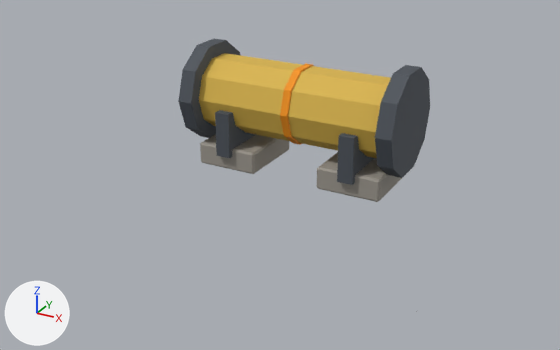
A saved change to the glTF model public/models/terra/tuyau_seul_t2.glb.
Rendered twice from a 50 mm lens placed at (0.868, -1.7, 0.817), pointed at (-0.021, -0.084, 0.009). Lighting does not change. The marker at lower left points along +X, +Y and +Z. The older version comes first. Vertices at exactly the same position are counted once.

In view in the first picture: 'pieces_acier_sombre.044', 'pieces_beton.044', 'pieces_laiton.014', 'pieces_rive_t2.014'.
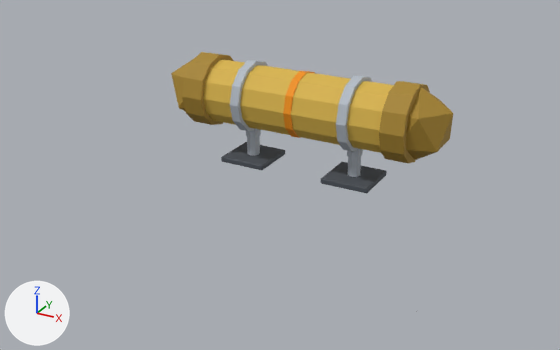
Boxes (x1, y1, x2, y2) around the edits, measured in the pictures (560 x 350 px):
'pieces_laiton.014', reshaped: before (199, 53, 391, 158); after (204, 60, 394, 153)
'pieces_acier_sombre.044', deleted: before (178, 38, 430, 185)
'pieces_laiton_sombre.014', added: after (171, 52, 453, 164)
'pieces_beton.044', deleted: before (200, 134, 402, 202)
'pieces_gris_clair.014', added: after (230, 60, 372, 177)
'pieces_acier_sombre.050', added: after (221, 142, 387, 193)
'pieces_rive_t2.014', reshaped: before (280, 64, 314, 145); after (283, 71, 315, 138)

Edits to the bpy script that builds the scene:
```text
Add mat_laiton_sombre:
    mat_laiton_sombre = principled_material('laiton_sombre')
    mat_laiton_sombre.base_color = (0.392, 0.238, 0.0273)  # yellow #a8862e
    mat_laiton_sombre.roughness = 0.75
Add mat_gris_clair:
    mat_gris_clair = principled_material('gris_clair')
    mat_gris_clair.base_color = (0.456, 0.503, 0.565)  # light grey #b4bcc6
    mat_gris_clair.roughness = 0.75
Change me_pieces_laiton_024:
    used by ob_pieces_laiton_014; location = (0.0, 0.0, 0.0)
    remove me_pieces_laiton_024.from_pydata(...)  # 20 vertices, 36 faces; spans x -0.275..0.275, y -0.1..0.1, z 0.085..0.275
    add me_pieces_laiton_024.from_pydata(...)  # 24 vertices, 44 faces; spans x -0.25..0.25, y -0.085..0.085, z 0.095..0.265
    me_pieces_laiton_024 part 1: the whole mesh is rebuilt
Change me_pieces_rive_t2_024:
    used by ob_pieces_rive_t2_014; location = (0.0, 0.0, 0.0)
    remove me_pieces_rive_t2_024.from_pydata(...)  # 20 vertices, 36 faces; spans x -0.01..0.01, y -0.104..0.104, z 0.081..0.279
    add me_pieces_rive_t2_024.from_pydata(...)  # 24 vertices, 44 faces; spans x -0.01..0.01, y -0.088..0.088, z 0.092..0.268
    me_pieces_rive_t2_024 part 2: the whole mesh is rebuilt
Add me_pieces_laiton_sombre_024:
    me_pieces_laiton_sombre_024.from_pydata(...)  # a 12-sided cylinder along x spanning x -0.31..-0.25, y -0.098..0.098, z 0.082..0.278; an icosphere of 20 faces spanning x -0.394..-0.226, y -0.08..0.08, z 0.087..0.274; a 12-sided cylinder along x spanning x 0.25..0.31, y -0.098..0.098, z 0.082..0.278; an icosphere of 20 faces spanning x 0.226..0.394, y -0.08..0.08, z 0.087..0.274
    me_pieces_laiton_sombre_024.materials.append(mat_laiton_sombre)  # yellow #a8862e
Add me_pieces_gris_clair_024:
    me_pieces_gris_clair_024.from_pydata(...)  # a 12-sided cylinder along x spanning x -0.163..-0.138, y -0.095..0.095, z 0.085..0.275; an 8-sided cylinder along z spanning x -0.168..-0.133, y -0.018..0.018, z 0.015..0.085; a box spanning x -0.165..-0.135, y -0.015..0.015, z 0.067..0.092; a 12-sided cylinder along x spanning x 0.138..0.163, y -0.095..0.095, z 0.085..0.275; an 8-sided cylinder along z spanning x 0.133..0.168, y -0.018..0.018, z 0.015..0.085; a box spanning x 0.135..0.165, y -0.015..0.015, z 0.067..0.092
    me_pieces_gris_clair_024.materials.append(mat_gris_clair)  # light grey #b4bcc6
Add me_pieces_acier_sombre_116:
    me_pieces_acier_sombre_116.from_pydata(...)  # 48 vertices, 88 faces; spans x -0.215..0.215, y -0.065..0.065, z 0.0..0.015
    me_pieces_acier_sombre_116.materials.append(mat_acier_sombre)  # dark grey #4a5058
Remove ob_pieces_acier_sombre_044:
    ob_pieces_acier_sombre_044 = bpy.data.objects.new('pieces_acier_sombre.044', me_pieces_acier_sombre_072)
    ob_pieces_acier_sombre_044.location = (0.0, 0.0, 0.0)
Remove ob_pieces_beton_044:
    ob_pieces_beton_044 = bpy.data.objects.new('pieces_beton.044', me_pieces_beton_072)
    ob_pieces_beton_044.location = (0.0, 0.0, 0.0)
Add ob_pieces_laiton_sombre_014:
    ob_pieces_laiton_sombre_014 = bpy.data.objects.new('pieces_laiton_sombre.014', me_pieces_laiton_sombre_024)
    ob_pieces_laiton_sombre_014.location = (0.0, 0.0, 0.0)
Add ob_pieces_gris_clair_014:
    ob_pieces_gris_clair_014 = bpy.data.objects.new('pieces_gris_clair.014', me_pieces_gris_clair_024)
    ob_pieces_gris_clair_014.location = (0.0, 0.0, 0.0)
Add ob_pieces_acier_sombre_050:
    ob_pieces_acier_sombre_050 = bpy.data.objects.new('pieces_acier_sombre.050', me_pieces_acier_sombre_116)
    ob_pieces_acier_sombre_050.location = (0.0, 0.0, 0.0)
```
